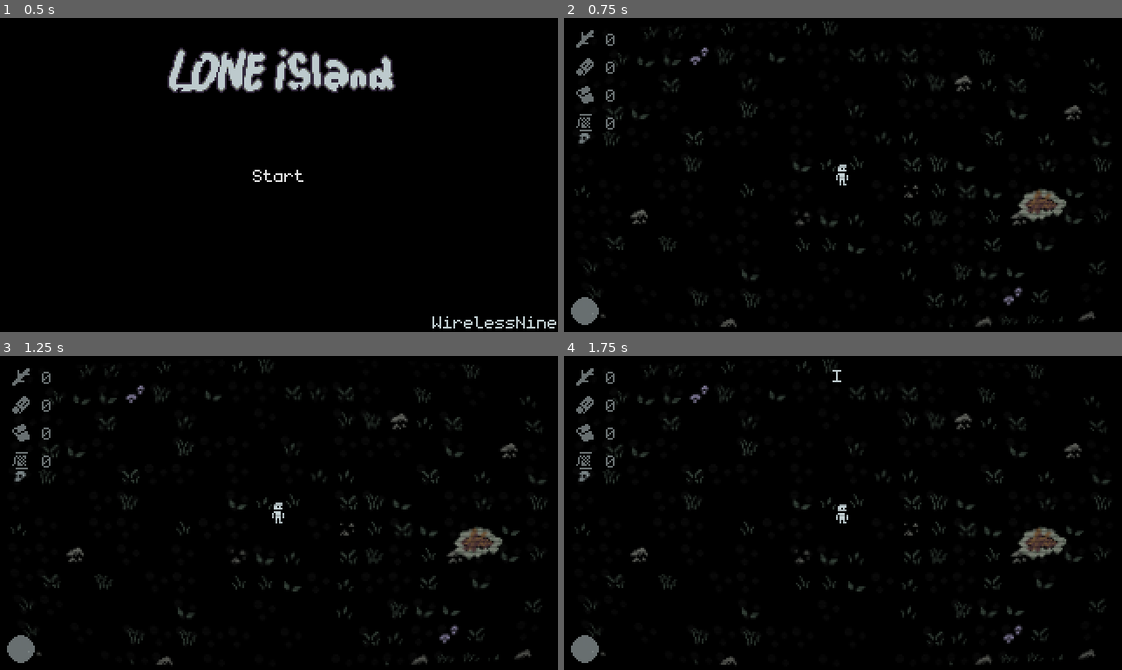
Above: before the commit, frames 1-4 (two rows, left to right).
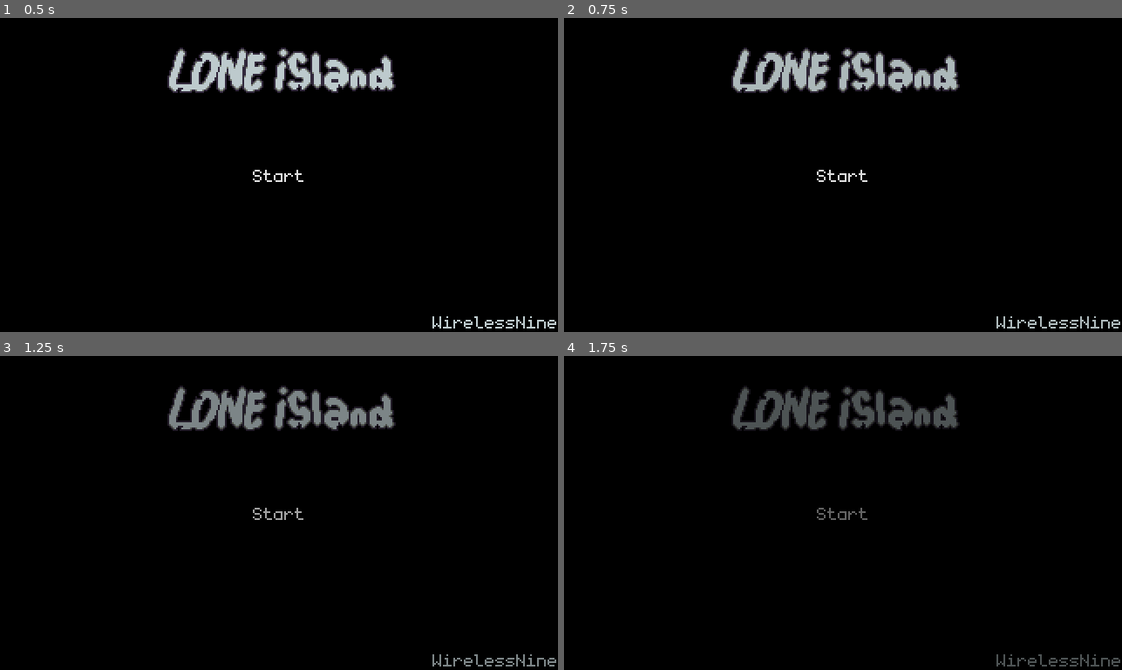
Above: after the commit, the same moments.

Repository: WirelessNine/Lone-Island
Game: Godot game, scene res://scenes/game/main.tscn
Same seed, same stepped clock (60 frames per second), same inputs: the game is played once before the commit and once after it.
Inputs (mouse positions are in pixels of both pictures, inside the frame that each line leads up to):
- Up to frame 1 (0.5 s): no input
- Up to frame 2 (0.75 s): click "Start" at 0.5 s
- Up to frame 3 (1.25 s): no input
- Up to frame 4 (1.75 s): click (843, 513) at 1.25 s, where only the run after the commit has a clickable "Start"

Frame 1 is identical in both runs. In frame 2, 8.5% of the frame differs, in the area x 1-100%, y 1-99%; in frame 3, 8.4%; in frame 4, 7.4%.

Commit message:
Add title screen fade

Diff:
--- a/scenes/game/main.gd
+++ b/scenes/game/main.gd
@@ -3,10 +3,12 @@
 const WORLD: PackedScene = preload("uid://cynwuhlfs1dpj")
 
 @onready var title_screen: PanelContainer = %TitleScreen
+@onready var fade_rect: ColorRect = %Fade
 
 
 func _ready() -> void:
 	Game.game_started.connect(_on_game_started)
+	Game.fade_requested.connect(_on_fade_requested)
 
 
 func _on_game_started() -> void:
@@ -14,3 +16,10 @@
 
 	var world: Node2D = WORLD.instantiate()
 	add_child(world)
+
+
+func _on_fade_requested(fade_in: bool, time: float) -> void:
+	var alpha: float = 1.0 if fade_in else 0.0
+	var tween: Tween = create_tween()
+
+	tween.tween_property(fade_rect, ^"color:a", alpha, time)
--- a/scenes/game/main.tscn
+++ b/scenes/game/main.tscn
@@ -22,7 +22,18 @@
 
 [node name="UI" type="CanvasLayer" parent="." unique_id=755840521]
 
-[node name="ColorRect" type="ColorRect" parent="UI" unique_id=1373487113]
+[node name="Fade" type="ColorRect" parent="UI" unique_id=1550893662]
+unique_name_in_owner = true
+z_index = 1
+anchors_preset = 15
+anchor_right = 1.0
+anchor_bottom = 1.0
+grow_horizontal = 2
+grow_vertical = 2
+mouse_filter = 2
+color = Color(0, 0, 0, 0)
+
+[node name="Effect" type="ColorRect" parent="UI" unique_id=1373487113]
 material = SubResource("ShaderMaterial_o6xl0")
 anchors_preset = 15
 anchor_right = 1.0
--- a/scenes/game/title_screen.gd
+++ b/scenes/game/title_screen.gd
@@ -1,5 +1,16 @@
 extends PanelContainer
+
+var started: bool
 
 
 func _on_start_pressed() -> void:
+	if started:
+		return
+
+	started = true
+
+	Game.fade_requested.emit(true, 2.0)
+
+	await get_tree().create_timer(2.0).timeout
+
 	Game.game_started.emit()
--- a/scenes/game/world.gd
+++ b/scenes/game/world.gd
@@ -10,7 +10,9 @@
 func _ready() -> void:
 	day_timer.start(DAY_TIME)
 
-	await get_tree().create_timer(1.0).timeout
+	Game.fade_requested.emit(false, 1.5)
+
+	await get_tree().create_timer(2.0).timeout
 
 	Game.dialogue_requested.emit("I need to escape...")
 
--- a/scenes/world/player.gd
+++ b/scenes/world/player.gd
@@ -1,7 +1,7 @@
 extends CharacterBody2D
 class_name Player2D
 
-const WALK_SPEED: float = 70.0
+const WALK_SPEED: float = 60.0
 const SPRINT_SPEED: float = 90.0
 const STAMINA_MULTIPLIER: float = 15.0
 
--- a/scripts/game.gd
+++ b/scripts/game.gd
@@ -4,6 +4,7 @@
 signal stamina_changed(new_value: float)
 signal dialogue_requested(text: String)
 signal prompt_requested(visible: bool, text: String)
+signal fade_requested(fade_in: bool, time: float)
 signal game_started
 
 enum Item {
Not shown, changed: kanban_tasks_data.kanban
